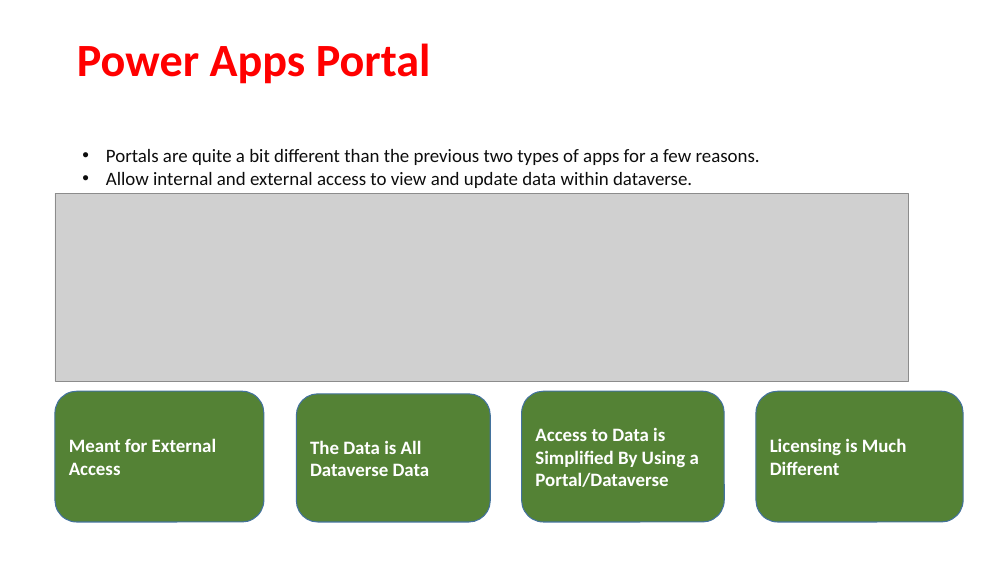
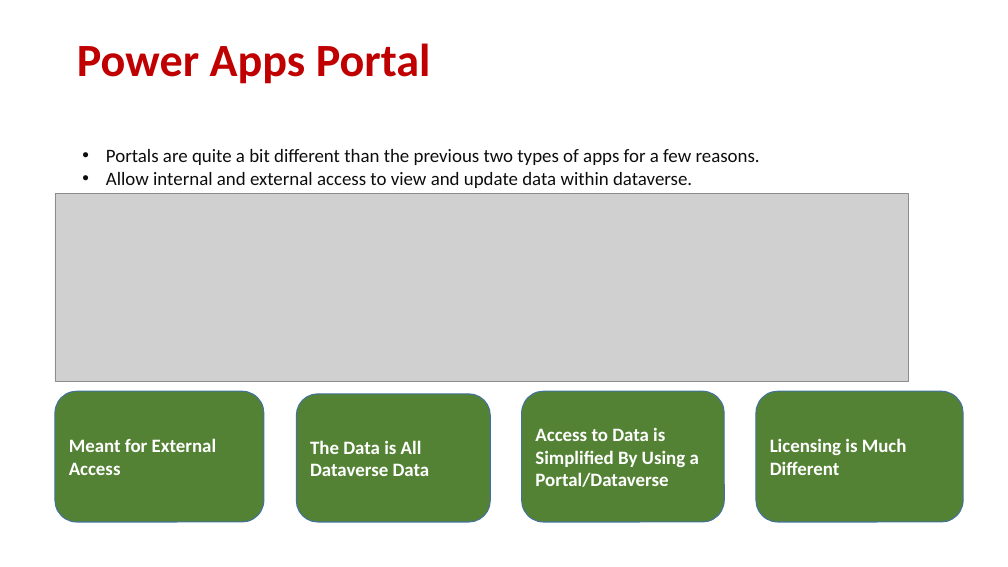
Before and after one commit to raagaraam/PowerApps, a slide deck: slide 94 of POWER APPS.pptx (slide 46 before the commit). Drawn at 1008x567 pixels with LibreOffice and Linux fonts; fonts in the diff are those of the drawing; grey boxes stand for pictures. Boxes give left, top, right and bottom in pixels: in the first picture for what was removed or moved away, otherwise in the second. Text is boxed around its words. In the diff, an @@ line names an element or a change of style, - is before the commit and + after.

```diff
--- a/POWER APPS.pptx
+++ b/POWER APPS.pptx
@@ title "Power Apps Portal" at <box>77,43,431,84</box>: text colour #FF0000 to #C00000 @@
```
Also in this commit, not shown: 10 other slides changed, 59 slides added, 6 slides removed.
